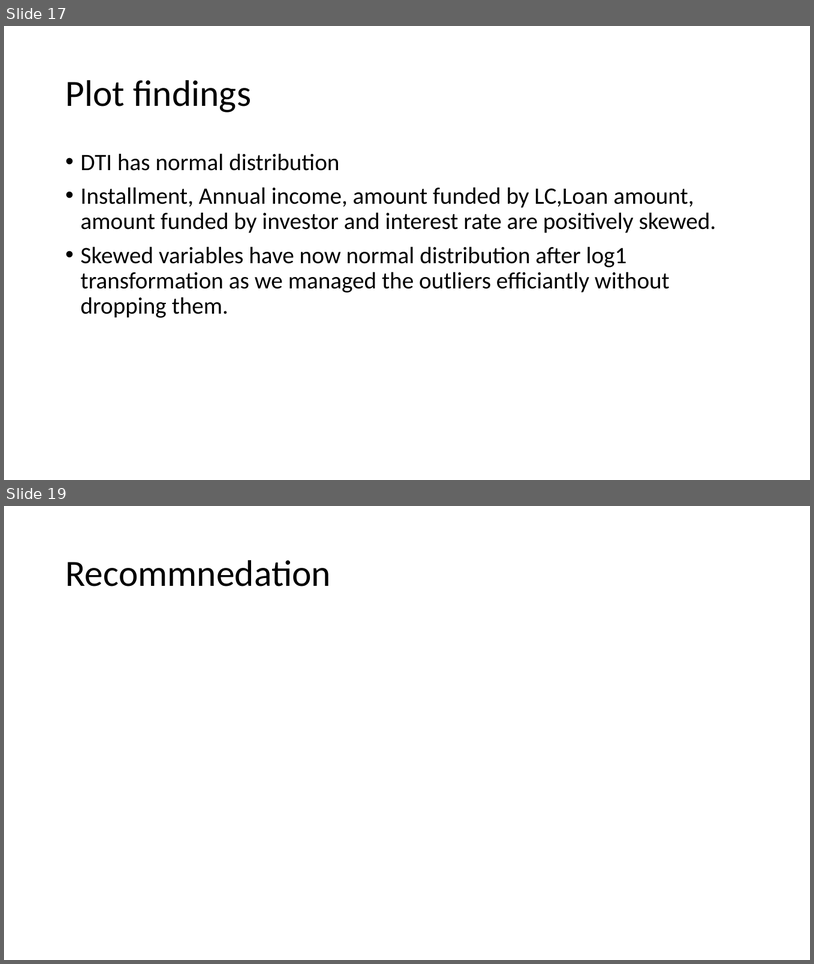
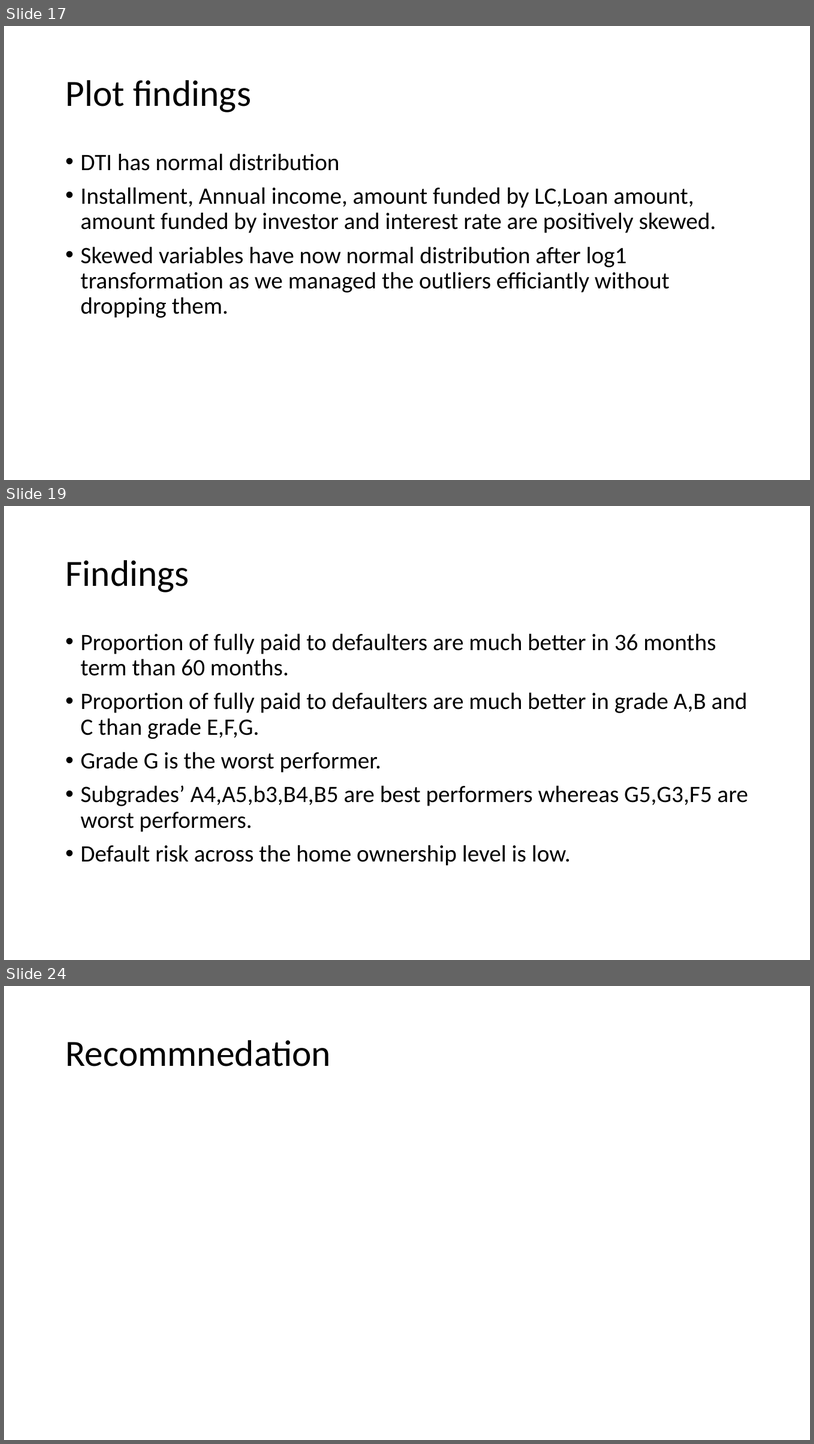
Before and after one commit to CharlieThomasCTG/LendingClubEDA, a slide deck: EDA LENDING CLUB.pptx. Shown one above the other, each under a label of ours: slides 17 and 19 before the commit, slides 17, 19 and 24 after it; the slides between them are not shown. The pictures are 814x964 and 814x1444 pixels, drawn with LibreOffice and Linux fonts; fonts in the diff are those of the drawing. Boxes give left, top, right and bottom in pixels: in the first picture for what was removed or moved away, otherwise in the second. Text is boxed around its words. In the diff, an @@ line names an element or a change of style, - is before the commit and + after.

```diff
--- a/EDA LENDING CLUB.pptx
+++ b/EDA LENDING CLUB.pptx
@@ slide 19 added at (4,506,810,960), background #FFFFFF @@
@@ title added at (65,560,189,592), 44 pt, text #000000 @@
+Findings
@@ text added at (81,633,748,865), 28 pt, text #000000 @@
+• Proportion of fully paid to defaulters are much better in 36 months term than 60 months.
+• Proportion of fully paid to defaulters are much better in grade A,B and C than grade E,F,G.
+• Grade G is the worst performer.
+• Subgrades’ A4,A5,b3,B4,B5 are best performers whereas G5,G3,F5 are worst performers.
+• Default risk across the home ownership level is low.
@@ what was slide 19 is now slide 24 @@
```
Also in this commit, not shown: 6 slides changed, 5 other slides added, 1 slide removed.
